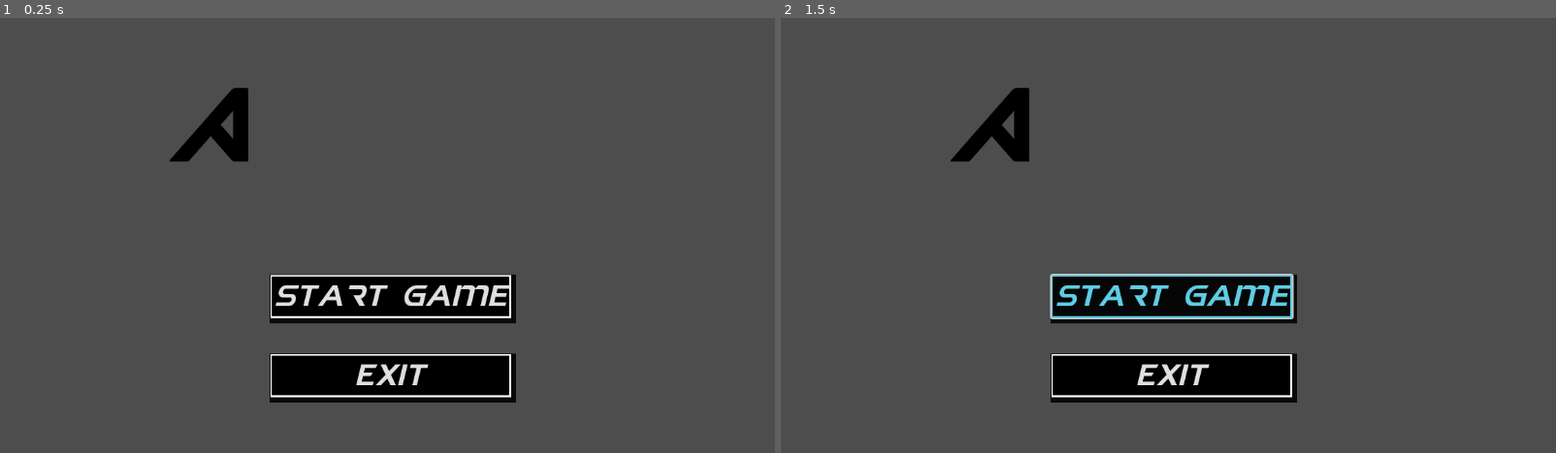
Above: before the commit, frames 1-2 (left to right).
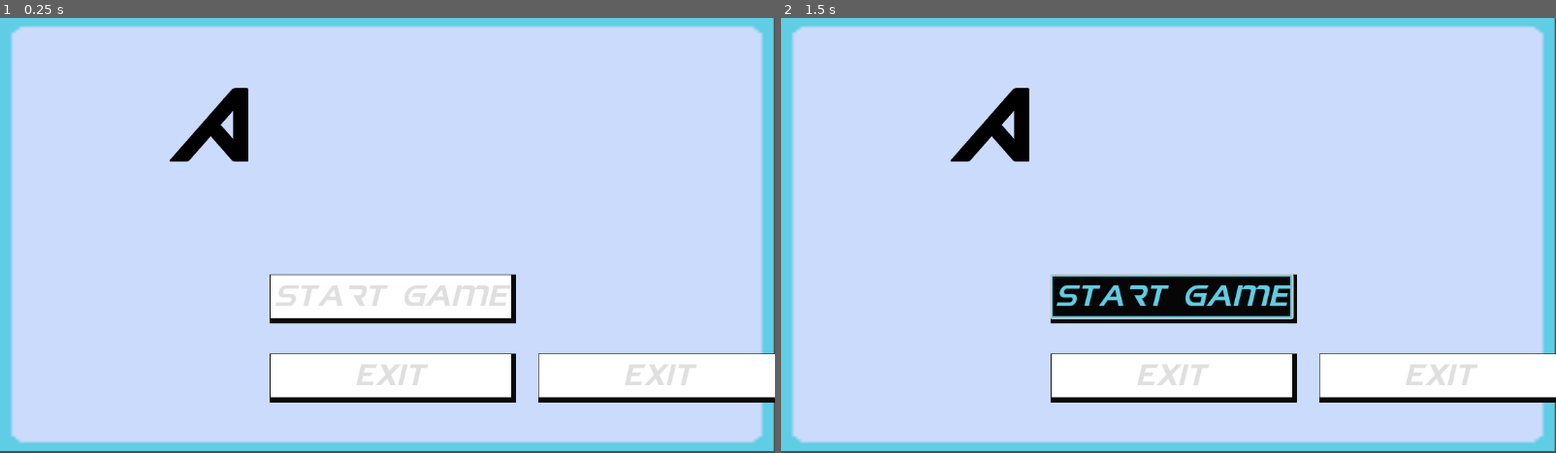
Above: after the commit, the same moments.

Repository: ChaffeyGameDevelopmentClub/SummerGameJam
Game: Godot game, scene res://start_menu.tscn
Two runs of this game, one before a commit and one after it. Both use one fixed random seed, a clock stepped at 60 frames per second and the inputs below.
Inputs:
- Up to frame 1 (0.25 s): no input
- Up to frame 2 (1.5 s): click "Start Game" at 0.5 s; click "Start Game" at 1.25 s

The runs differ from the first frame. In frame 1, 97% of the frame differs, in the area x 0-100%, y 0-100%; in frame 2, 94%.

Commit message:
change button color

Diff:
--- a/Godot/start_menu.tscn
+++ b/Godot/start_menu.tscn
@@ -1,11 +1,12 @@
-[gd_scene load_steps=6 format=3 uid="uid://ctotr8nek3fko"]
+[gd_scene load_steps=7 format=3 uid="uid://ctotr8nek3fko"]
 
 [ext_resource type="Script" path="res://start_menu.gd" id="1_bu8fx"]
 [ext_resource type="Texture2D" uid="uid://b4q3o5rfvevwj" path="res://Assets/A.png" id="1_itlb5"]
 [ext_resource type="FontFile" uid="uid://cvpaetv3oobqs" path="res://Assets/Beyblade Metal Fight Font.ttf" id="2_287c5"]
+[ext_resource type="Texture2D" uid="uid://d3q26muhubeis" path="res://Assets/Art/MainMenuBG.png" id="2_fesc8"]
 
 [sub_resource type="StyleBoxFlat" id="StyleBoxFlat_bawla"]
-bg_color = Color(0, 0, 0, 1)
+bg_color = Color(1, 1, 1, 1)
 border_width_left = 2
 border_width_top = 2
 border_width_right = 3
@@ -30,6 +31,15 @@
 anchor_bottom = 1.0
 grow_horizontal = 2
 grow_vertical = 2
+
+[node name="TextureRect2" type="TextureRect" parent="Menu"]
+layout_mode = 1
+anchors_preset = -1
+anchor_right = 1.0
+anchor_bottom = 0.995
+offset_right = -2.0
+offset_bottom = 0.239929
+texture = ExtResource("2_fesc8")
 
 [node name="TextureRect" type="TextureRect" parent="Menu"]
 layout_mode = 2
@@ -85,4 +95,28 @@
 text = "Exit
 "
 
+[node name="Exit2" type="ColorRect" parent="Menu"]
+layout_mode = 0
+offset_left = 800.0
+offset_top = 500.0
+offset_right = 1166.0
+offset_bottom = 573.0
+color = Color(0.0392157, 0.0392157, 0.0392157, 1)
+
+[node name="Button" type="Button" parent="Menu/Exit2"]
+layout_mode = 0
+offset_left = 1.0
+offset_top = 1.0
+offset_right = 359.0
+offset_bottom = 65.0
+theme_override_colors/font_pressed_color = Color(0, 0, 0, 1)
+theme_override_colors/font_hover_color = Color(0.372549, 0.803922, 0.894118, 1)
+theme_override_fonts/font = ExtResource("2_287c5")
+theme_override_font_sizes/font_size = 50
+theme_override_styles/normal = SubResource("StyleBoxFlat_bawla")
+theme_override_styles/hover = SubResource("StyleBoxFlat_ybhai")
+text = "Exit
+"
+
 [connection signal="pressed" from="Menu/Exit/Button" to="." method="_on_button_pressed"]
+[connection signal="pressed" from="Menu/Exit2/Button" to="." method="_on_button_pressed"]
